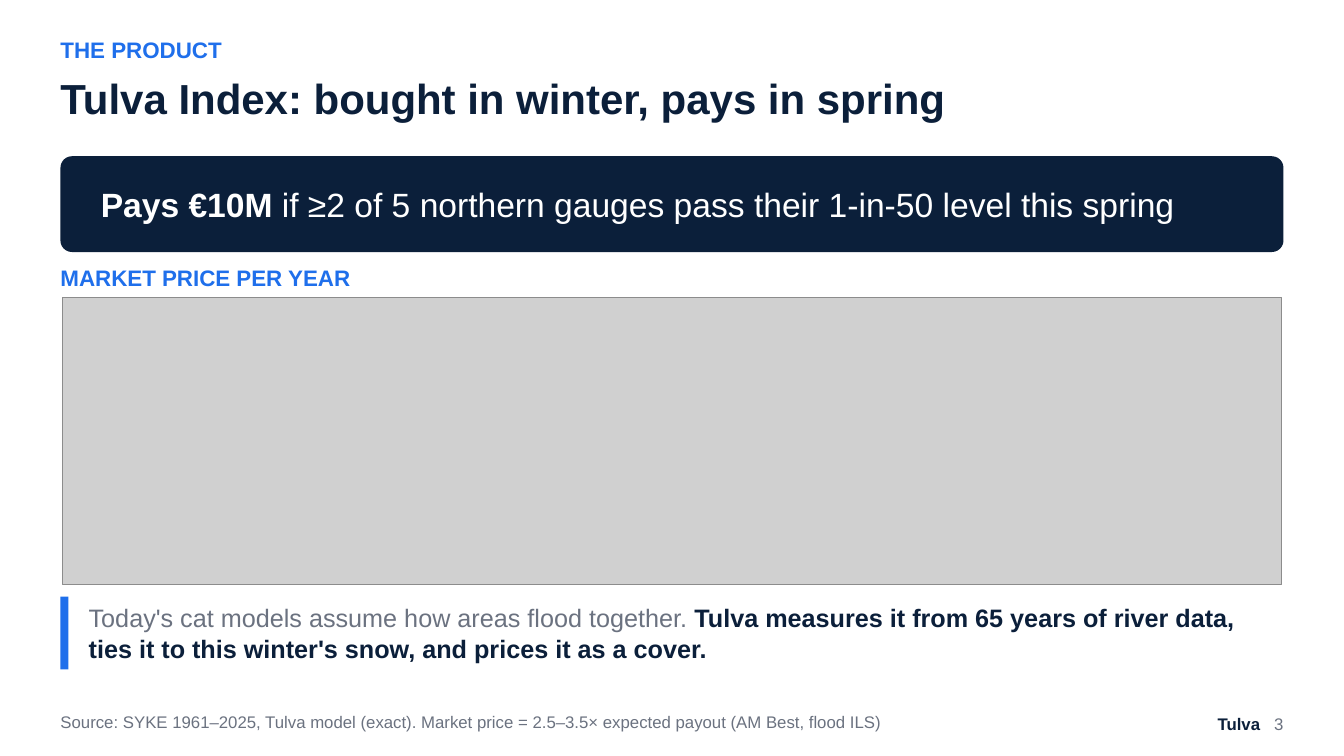
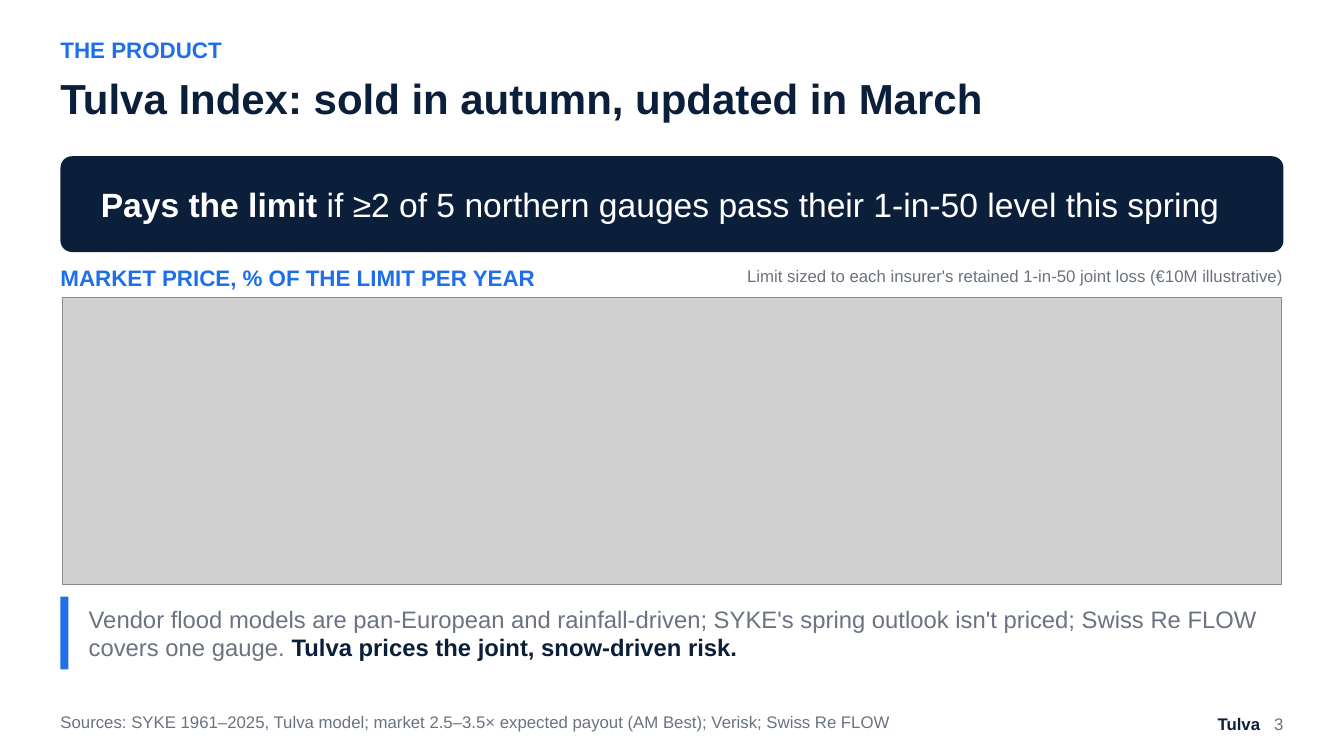
Before and after one commit to Zawaer/tulva, a slide deck: slide 3 of deck/Tulva_QxF2026.pptx. Drawn at 1344x756 pixels with LibreOffice and Linux fonts; fonts in the diff are those of the drawing; grey boxes stand for pictures. Boxes give left, top, right and bottom in pixels: in the first picture for what was removed or moved away, otherwise in the second. Text is boxed around its words. In the diff, an @@ line names an element or a change of style, - is before the commit and + after.

```diff
--- a/deck/Tulva_QxF2026.pptx
+++ b/deck/Tulva_QxF2026.pptx
@@ text at (x1=60, y1=83, x2=983, y2=123): text changed @@
-Tulva Index: bought in winter, pays in spring
+Tulva Index: sold in autumn, updated in March
@@ text at (x1=101, y1=192, x2=1219, y2=224): text changed @@
-Pays €10M if ≥2 of 5 northern gauges pass their 1-in-50 level this spring
+Pays the limit if ≥2 of 5 northern gauges pass their 1-in-50 level this spring
@@ text at (x1=60, y1=270, x2=535, y2=290): text changed @@
-MARKET PRICE PER YEAR
+MARKET PRICE, % OF THE LIMIT PER YEAR
@@ text added at (x1=747, y1=270, x2=1282, y2=286), 12 pt, text #6B7280 @@
+Limit sized to each insurer's retained 1-in-50 joint loss (€10M illustrative)
@@ text at (x1=89, y1=611, x2=1257, y2=661): text changed; size 18 to 17 pt; text colour #0B1F3A to #6B7280; bold off @@
-Today's cat models assume how areas flood together. Tulva measures it from 65 years of river data, ties it to this winter's snow, and prices it as a cover.
+Vendor flood models are pan-European and rainfall-driven; SYKE's spring outlook isn't priced; Swiss Re FLOW covers one gauge. Tulva prices the joint, snow-driven risk.
@@ text at (x1=60, y1=716, x2=889, y2=732): text changed @@
-Source: SYKE 1961–2025, Tulva model (exact). Market price = 2.5–3.5× expected payout (AM Best, flood ILS)
+Sources: SYKE 1961–2025, Tulva model; market 2.5–3.5× expected payout (AM Best); Verisk; Swiss Re FLOW
```
Also in this commit, not shown: 5 other slides changed, 17 other files.
